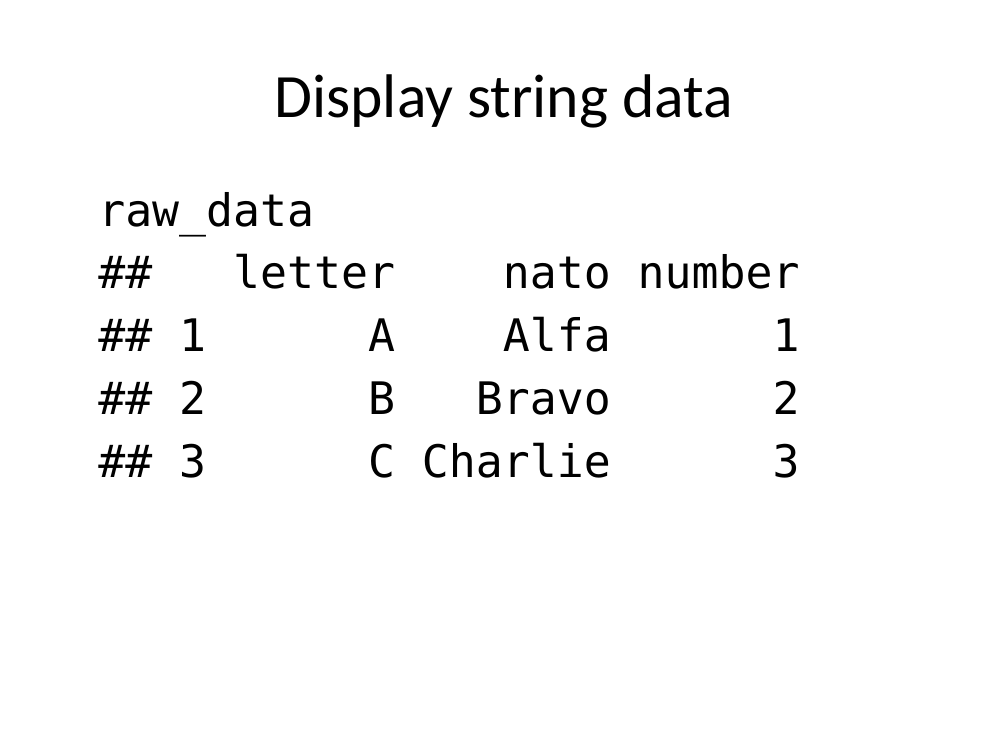
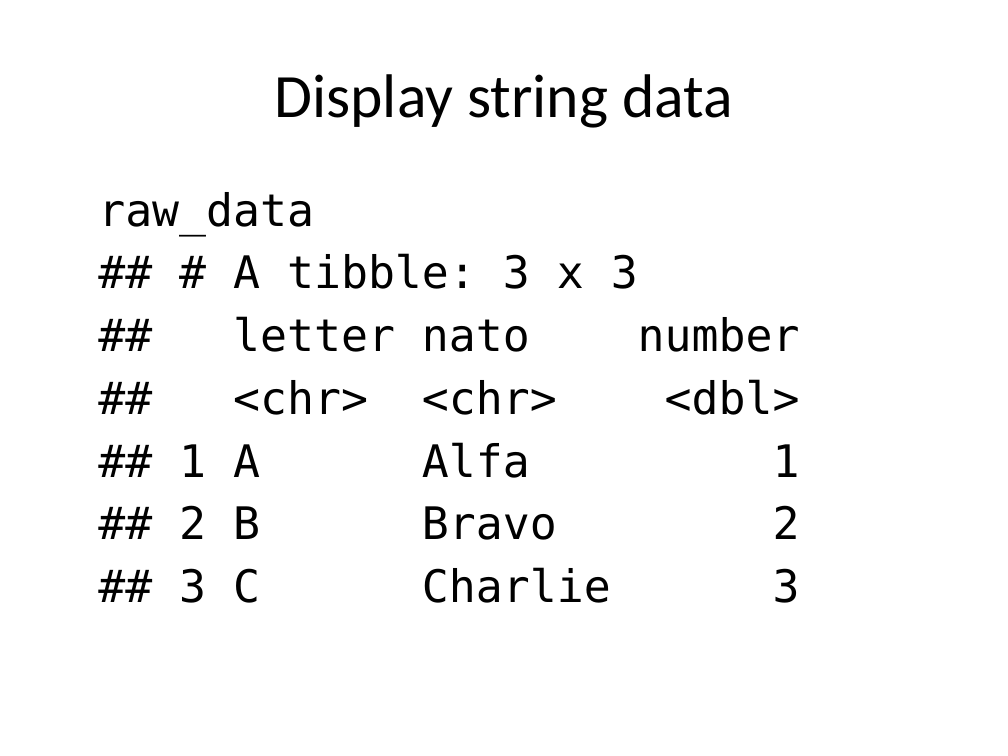
Before and after one commit to pmean/classes, a slide deck: slide 33 of introduction-to-r/src/v03-slides-and-speaker-notes.pptx. Drawn at 1008x756 pixels with LibreOffice and Linux fonts; fonts in the diff are those of the drawing. Boxes give left, top, right and bottom in pixels: in the first picture for what was removed or moved away, otherwise in the second. Text is boxed around its words. In the diff, an @@ line names an element or a change of style, - is before the commit and + after.

```diff
--- a/introduction-to-r/src/v03-slides-and-speaker-notes.pptx
+++ b/introduction-to-r/src/v03-slides-and-speaker-notes.pptx
@@ text at <box>179,253,800,603</box>: text changed @@
-## letter nato number
-## 1 A Alfa 1
-## 2 B Bravo 2
-## 3 C Charlie 3
+## # A tibble: 3 x 3
+## letter nato number
+## <chr> <chr> <dbl>
+## 1 A Alfa 1
+## 2 B Bravo 2
+## 3 C Charlie 3
```
Also in this commit, not shown: 14 other slides changed, 1 slide added, 2 other files.
